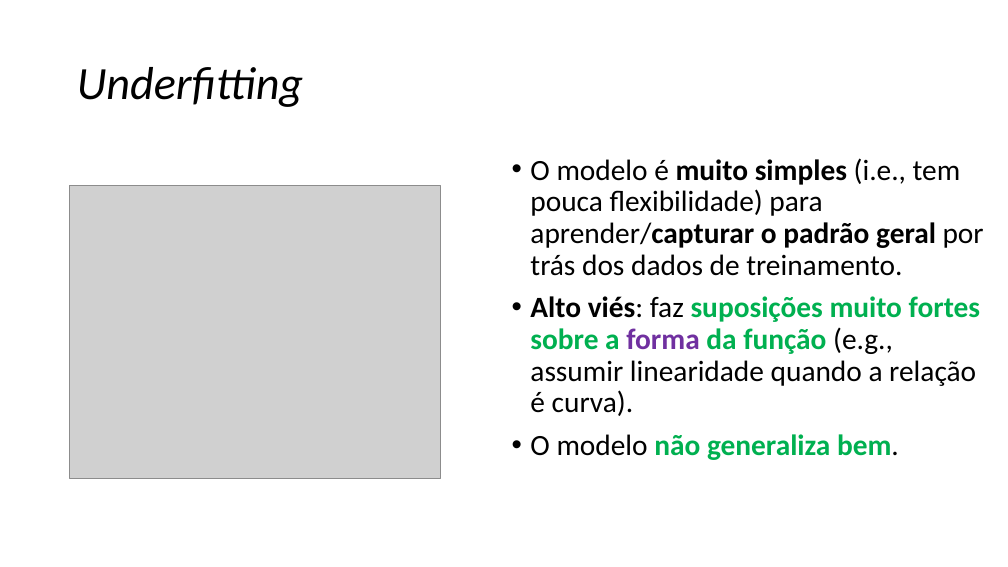
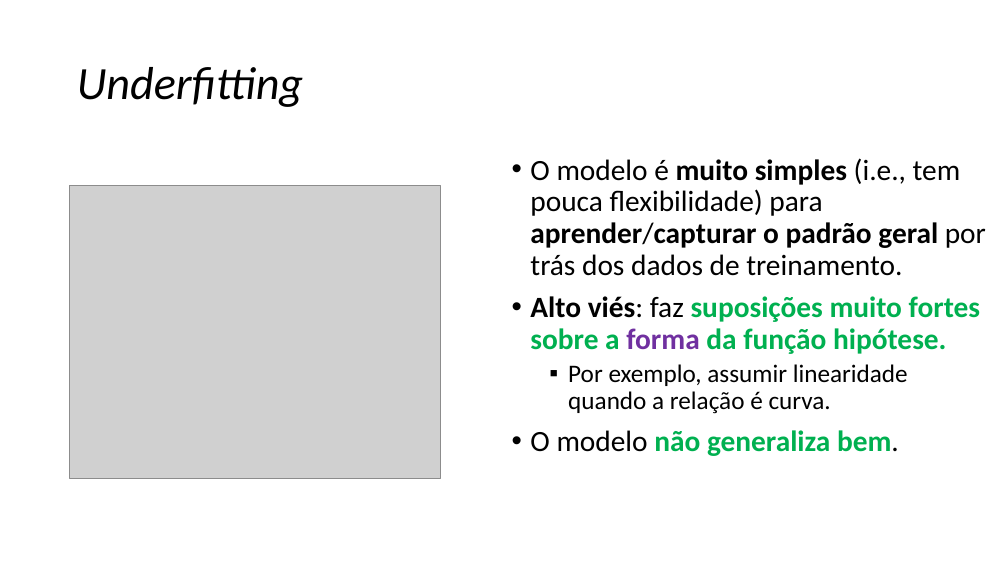
Before and after one commit to zz4fap/c24_inteligencia_artificial, a slide deck: slide 64 of slides/C24_Regressão.pptx. Drawn at 1008x567 pixels with LibreOffice and Linux fonts; fonts in the diff are those of the drawing; grey boxes stand for pictures. Boxes give left, top, right and bottom in pixels: in the first picture for what was removed or moved away, otherwise in the second. Text is boxed around its words. In the diff, an @@ line names an element or a change of style, - is before the commit and + after.

```diff
--- a/slides/C24_Regressão.pptx
+++ b/slides/C24_Regressão.pptx
@@ text at <box>530,158,986,276</box>: bold on in "aprender/capturar" @@
@@ text at <box>530,296,980,414</box>: text changed; bold on @@
-• Alto viés: faz suposições muito fortes sobre a forma da função (e.g., assumir linearidade quando a relação é curva).
+• Alto viés: faz suposições muito fortes sobre a forma da função hipótese.
+  ▪ Por exemplo, assumir linearidade quando a relação é curva.
```
Also in this commit, not shown: 11 other slides changed, 1 other file.
